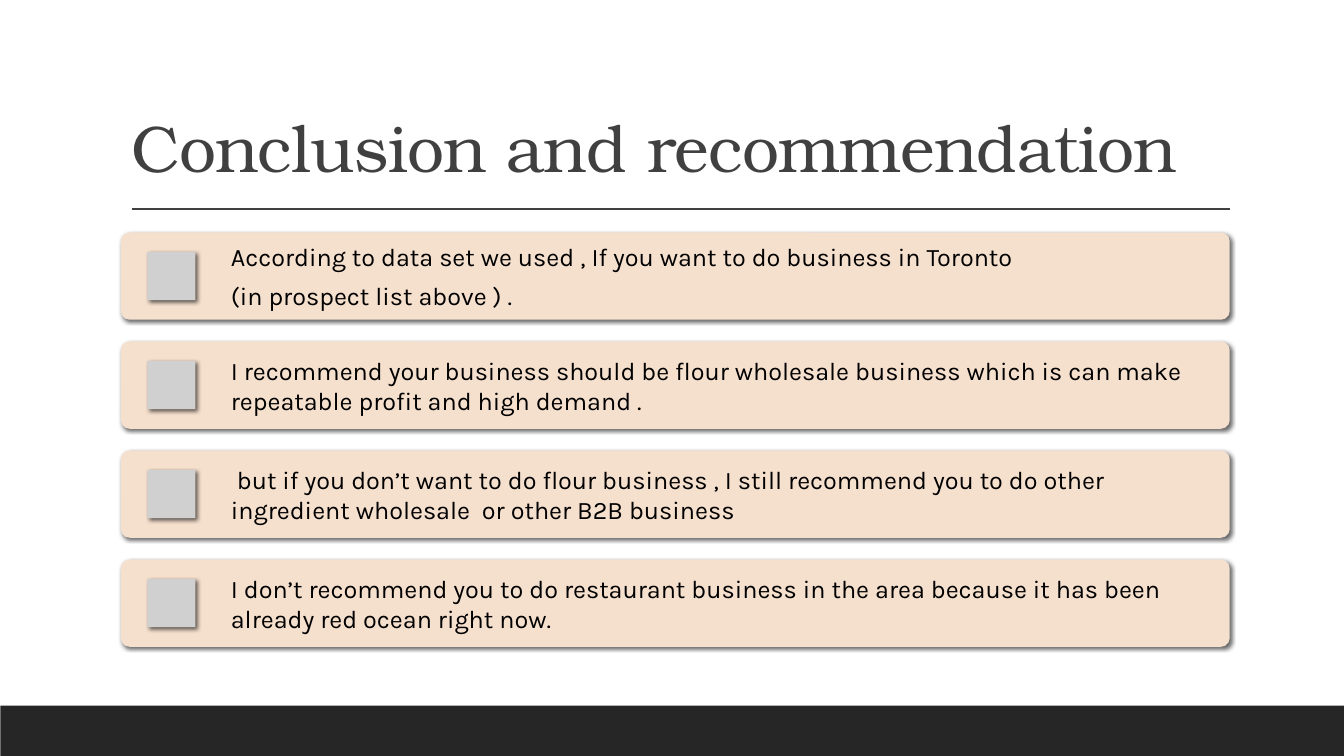
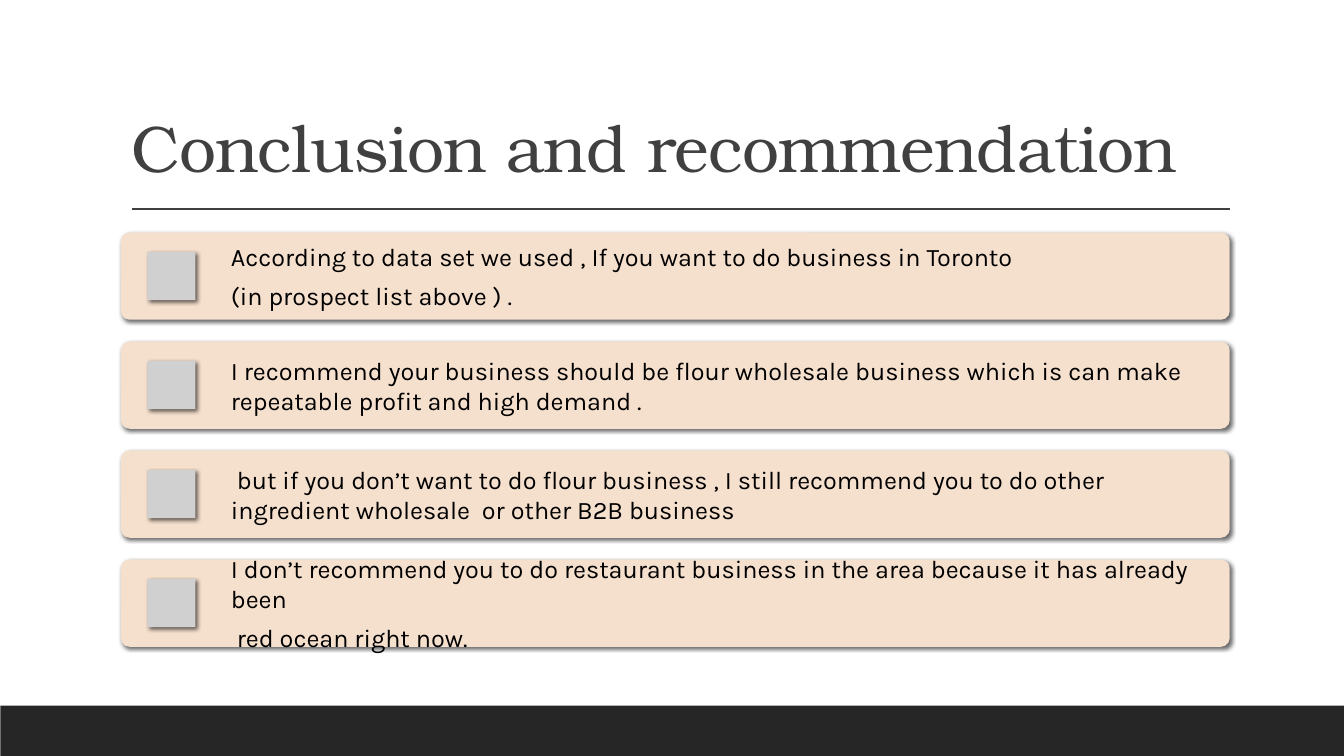
Before and after one commit to blxsheep/IBM_Capstone_Project, a slide deck: slide 13 of presentation.pptx. Drawn at 1344x756 pixels with LibreOffice and Linux fonts; fonts in the diff are those of the drawing; grey boxes stand for pictures. Boxes give left, top, right and bottom in pixels: in the first picture for what was removed or moved away, otherwise in the second. Text is boxed around its words. In the diff, an @@ line names an element or a change of style, - is before the commit and + after.

```diff
--- a/presentation.pptx
+++ b/presentation.pptx
@@ text at bbox=[231, 556, 1187, 654]: text changed @@
-I don’t recommend you to do restaurant business in the area because it has been already red ocean right now.
+I don’t recommend you to do restaurant business in the area because it has already been
+red ocean right now.
```
Also in this commit, not shown: 1 other file.
